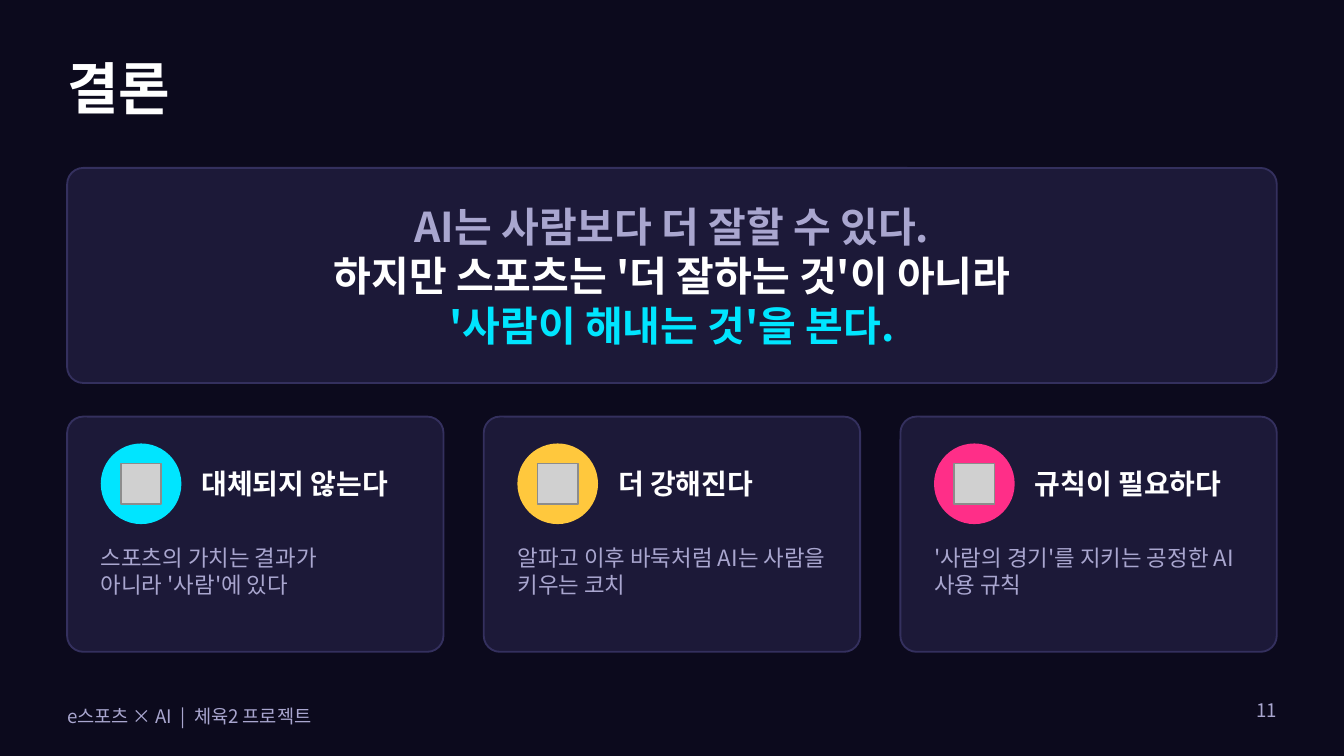
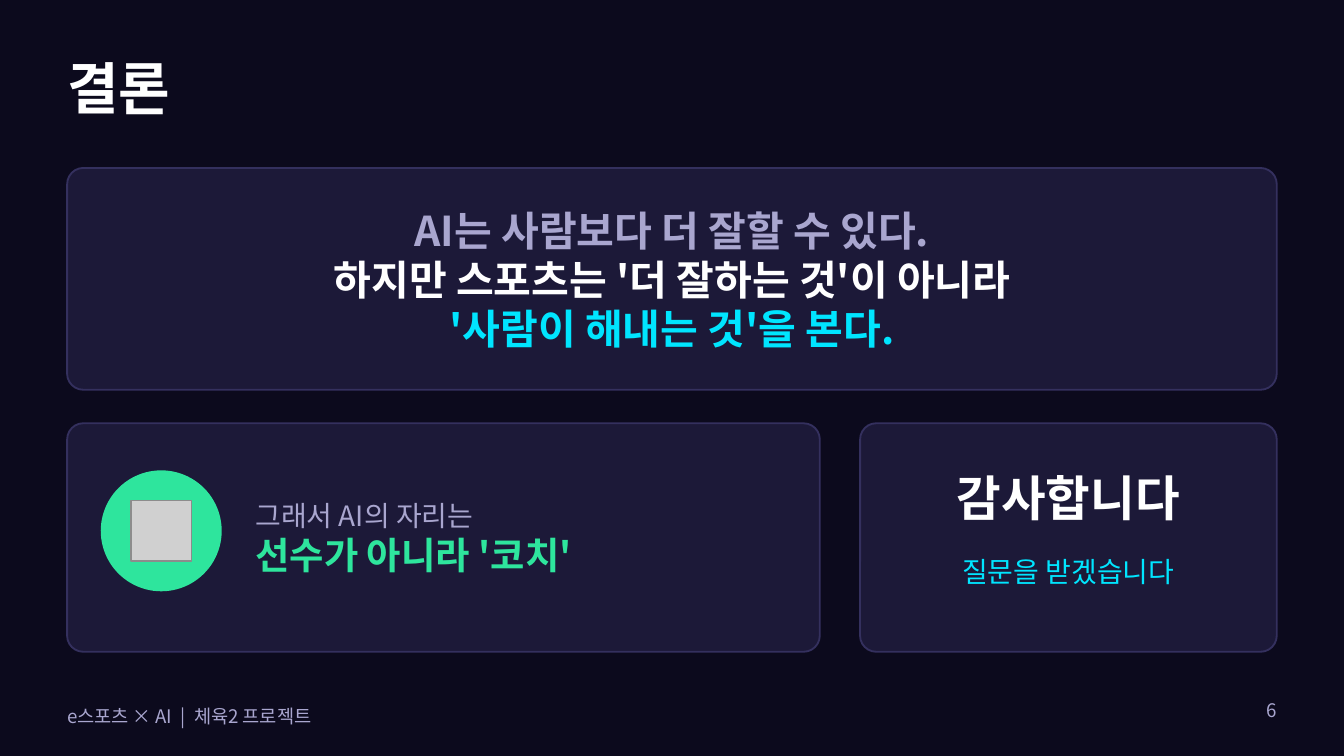
Before and after one commit to timetraveltimetravel/-, a slide deck: slide 6 of esports-ai/sports_ai_presentation.pptx (slide 11 before the commit). Drawn at 1344x756 pixels with LibreOffice and Linux fonts; fonts in the diff are those of the drawing; grey boxes stand for pictures. Boxes give left, top, right and bottom in pixels: in the first picture for what was removed or moved away, otherwise in the second. Text is boxed around its words. In the diff, an @@ line names an element or a change of style, - is before the commit and + after.

```diff
--- a/esports-ai/sports_ai_presentation.pptx
+++ b/esports-ai/sports_ai_presentation.pptx
@@ rounded rectangle: place and size @@
-rounded rectangle at [67, 168, 1277, 383]
+rounded rectangle at [67, 168, 1277, 390]
@@ text "AI는 사람보다 더 잘할 수 ...": place and size @@
-text "AI는 사람보다 더 잘할 수 ..." at [334, 207, 1010, 345]
+text "AI는 사람보다 더 잘할 수 ..." at [334, 211, 1010, 348]
@@ rounded rectangle removed at [484, 417, 860, 652] @@
@@ rounded rectangle: place and size @@
-rounded rectangle at [67, 417, 444, 652]
+rounded rectangle at [67, 423, 820, 652]
@@ ellipse removed at [517, 444, 598, 524] @@
@@ proportions changed in 3 elements at [67, 168, 1277, 390], [67, 423, 820, 652], [860, 423, 1277, 652] @@
@@ rounded rectangle: place and size @@
-rounded rectangle at [900, 417, 1277, 652]
+rounded rectangle at [860, 423, 1277, 652]
@@ ellipse removed at [934, 444, 1015, 524] @@
@@ ellipse: place and size @@
-ellipse at [101, 444, 181, 524]
+ellipse at [101, 470, 222, 591]
@@ ellipse at [101, 470, 222, 591]: fill #00E5FF to #2EE59D @@
@@ picture removed at [121, 464, 161, 504] @@
@@ picture removed at [538, 464, 578, 504] @@
@@ text removed at [618, 470, 753, 497] @@
-더 강해진다
@@ picture removed at [954, 464, 995, 504] @@
@@ text added at [957, 475, 1180, 521], 26 pt, text #FFFFFF, bold @@
+감사합니다
@@ text removed at [1035, 470, 1221, 497] @@
-규칙이 필요하다
@@ picture added at [130, 501, 191, 562] @@
@@ text at [255, 503, 572, 573]: text changed; size 15 to 20 pt; text colour #FFFFFF to #2EE59D @@
-대체되지 않는다
+그래서 AI의 자리는
+선수가 아니라 '코치'
@@ text removed at [101, 547, 317, 595] @@
-스포츠의 가치는 결과가 아니라 '사람'에 있다
@@ text removed at [517, 547, 826, 595] @@
-알파고 이후 바둑처럼 AI는 사람을 키우는 코치
@@ text removed at [934, 547, 1234, 595] @@
-'사람의 경기'를 지키는 공정한 AI 사용 규칙
@@ text added at [962, 559, 1175, 585], 15 pt, text #00E5FF @@
+질문을 받겠습니다
@@ page number at [1266, 703, 1276, 717]: text changed @@
-11
+6
```
Also in this commit, not shown: 3 other slides changed, 2 slides added, 8 slides removed, 1 other file.
